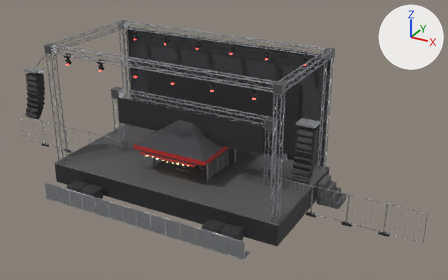
Renders of the Blender file blender/festival.blend from each side of a commit.
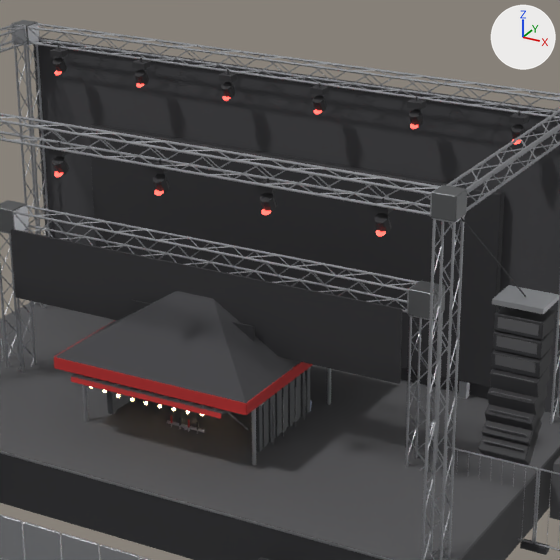
Each version appears first whole from a 50 mm lens placed at (19.37, -30.78, 19.07), pointed at (2.5, -0.1, 3.73), and next in a close-up on the part from 25% to 72% of the width and 4% to 78% of the height. Arrows for +X, +Y and +Z are at upper right; the lights stay in place. The last two pictures show the newer version.

Names of what the first close-up shows: 'booth_awning', 'booth_container', 'entrance_arch', 'entrance_fence', 'foh_base', 'foh_roof', 'stage_barrier', 'stage_deck', 'stage_ledwall', 'stage_lights', 'stage_pa', 'stage_truss' and 2 more.
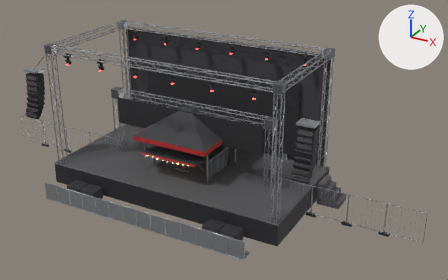
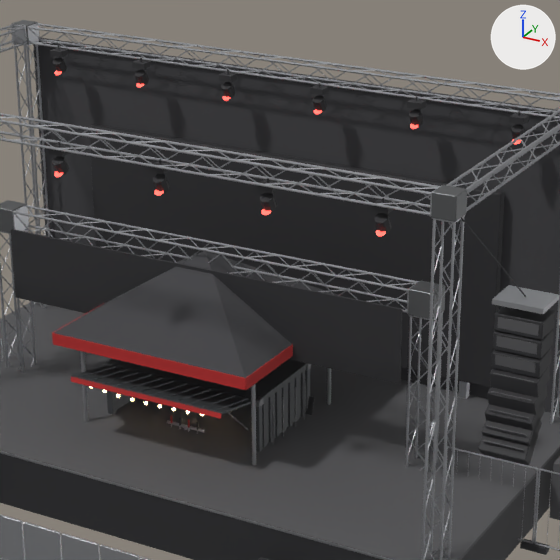
What differs and where, as boxes (x1, y1, x2, y2) in the close-ups (560 x 560 px):
'foh_roof', moved: before (54, 291, 313, 415); after (52, 251, 344, 390)
'booth_awning', unchanged, uncovered by the edit: before (71, 374, 249, 430); after (71, 365, 251, 430)

Edits to the bpy script that builds the scene:
```text
Change me_foh_roof:
    used by ob_foh_roof; location = (0.0, 0.0, 0.0)
    remove me_foh_roof.from_pydata(...)  # 40 vertices, 30 faces; spans x -2.57..2.57, y -2.57..2.57, z 3.02..4.9
    add me_foh_roof.from_pydata(...)  # 40 vertices, 30 faces; spans x -2.57..2.57, y -2.57..2.57, z 3.62..5.5
    me_foh_roof part 1: the whole mesh is moved by (0.0, 0.0, 0.6)
```
